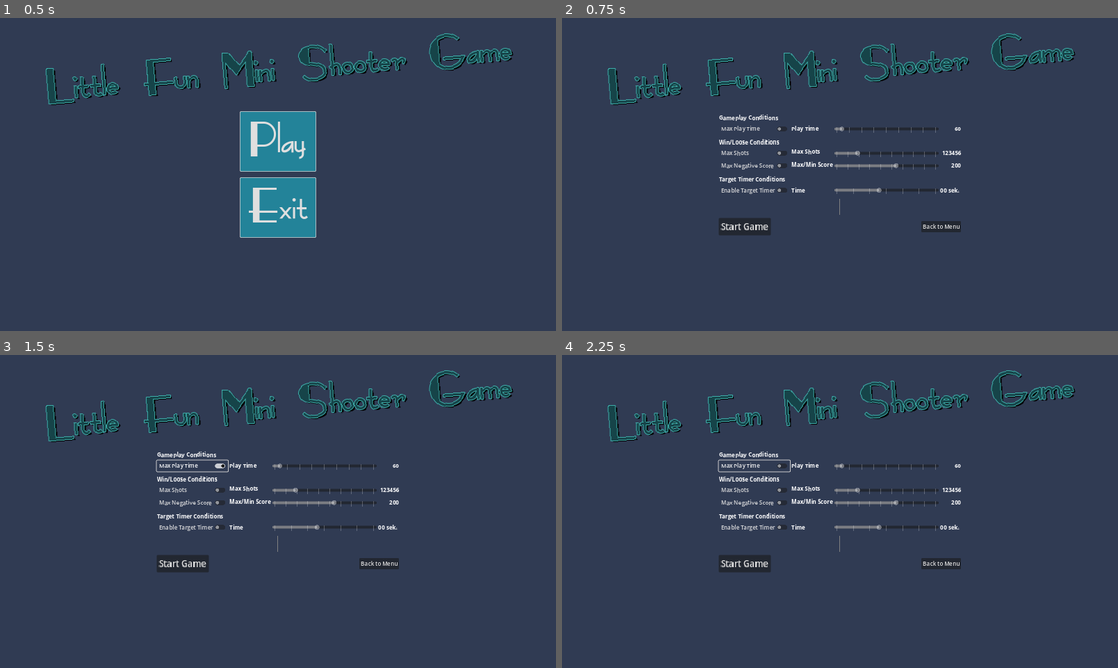
Above: before the commit, frames 1-4 (two rows, left to right).
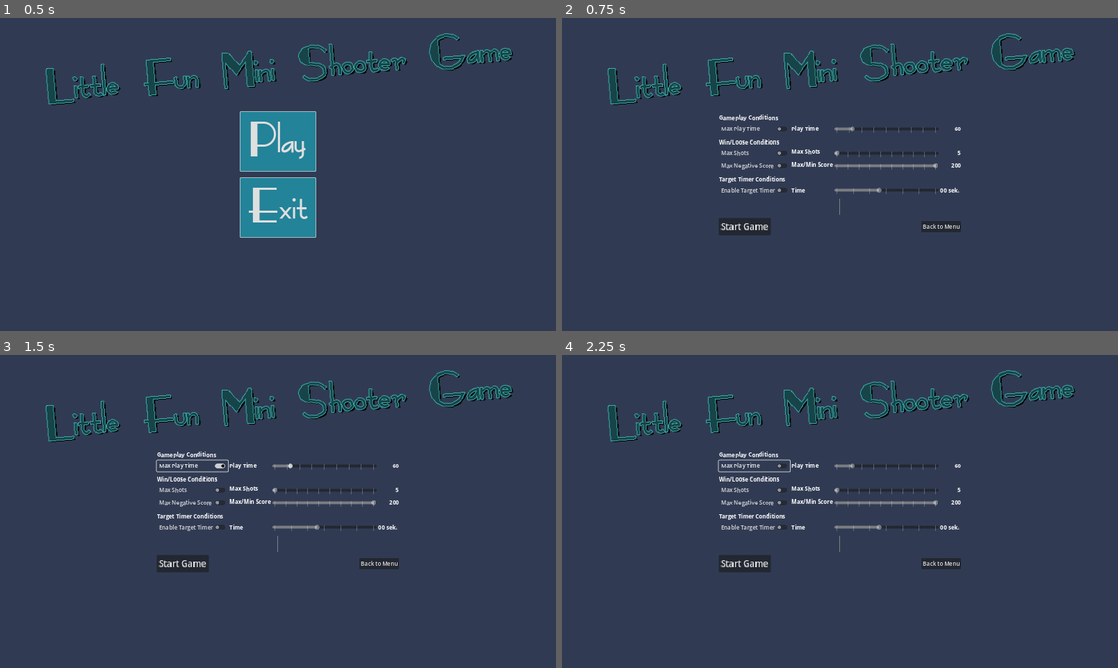
Above: after the commit, the same moments.

Repository: Coding-4Fun/Just4Fun_Mini_Shootergame
Game: Godot game, scene res://UI/MainMenuUI/MainMenuUI.tscn
Same seed, same stepped clock (60 frames per second), same inputs: the game is played once before the commit and once after it.
Inputs:
- Up to frame 1 (0.5 s): no input
- Up to frame 2 (0.75 s): click "Play" at 0.5 s
- Up to frame 3 (1.5 s): click "Max Play Time" at 1.25 s
- Up to frame 4 (2.25 s): click "Max Play Time" at 2 s

Frame 1 is identical in both runs. In frame 2, 0.2% of the frame differs, in the area x 49-72%, y 34-48%; in frame 3, 0.2%; in frame 4, 0.2%.
Error before the commit: Invalid access to property or key 'Game' on a base object of type 'Dictionary'. (res://UI/Settings/MaxGameTimeSettings.gd:9)

Commit message:
Upd: Getting Values from config_data per getter method

Diff:
--- a/DummyTarget/DummyTarget.gd
+++ b/DummyTarget/DummyTarget.gd
@@ -13,7 +13,7 @@
 # Called when the node enters the scene tree for the first time.
 func _ready() -> void:
 	label.text = "0"
-	autoDespawn = Config.config_data["Game"]["DummyTarget"]["TimerEnabled"]
+	autoDespawn = Config.get_configdata_value("GameDummyTargetTimerEnabled")
 
 	if autoDespawn :
 		$despawnTimer.start()
--- a/Globals/GameStateManager/GameStateManager.gd
+++ b/Globals/GameStateManager/GameStateManager.gd
@@ -29,7 +29,7 @@
 func _on_timer_timeout() ->void:
 	if GSM.gameWin == -1:
 		GameTimerTimeElapsed += 1
-		var timeout = Config.config_data["Game"]["Condition"]["MaxGameTimeValue"]
+		var timeout = Config.get_configdata_value("GameConditionMaxGameTimeValue")
 		if !GameTimer.is_stopped() and GameTimerTimeElapsed >= timeout:
 			_check_GameWinCondition()
 		if GameTimeTextLabel != null:
@@ -52,22 +52,22 @@
 #				"MinMaxScore": -1000
 func _check_GameWinCondition() -> void:
 	# Check Game Timeout
-	if Config.config_data["Game"]["Condition"]["MaxGameTimeEnabled"]:
-		var timeout = Config.config_data["Game"]["Condition"]["MaxGameTimeValue"]
+	if Config.get_configdata_value("GameConditionMaxGameTimeEnabled"):
+		var timeout = Config.get_configdata_value("GameConditionMaxGameTimeValue")
 		if !GameTimer.is_stopped() and GameTimerTimeElapsed >= timeout:
 			print("Game Over. Your Game Time has left.")
 			_show_GameOverDialog(3)
 
 	# Check auf Max Shots
-	if Config.config_data["Game"]["Condition"]["MaxShotsEnabled"]:
-		var maxshots = Config.config_data["Game"]["Condition"]["MaxShotsValue"]
+	if Config.get_configdata_value("GameConditionMaxShotsEnabled"):
+		var maxshots = Config.get_configdata_value("GameConditionMaxShotsValue")
 		if _shots >= maxshots:
 			print("Game Over. You have reached Max Shots")
 			_show_GameOverDialog(1)
 
 	# Check auf Score <> MinMaxScore
-	if Config.config_data["Game"]["Condition"]["MinMaxScoreEnabled"]:
-		var scorevalue = Config.config_data["Game"]["Condition"]["MinMaxScoreValue"]
+	if Config.get_configdata_value("GameConditionMinMaxScoreEnabled"):
+		var scorevalue = Config.get_configdata_value("GameConditionMinMaxScoreValue")
 		if scorevalue < 0:
 			if _score <= scorevalue:
 				print("Game Over. You LOOSE. You have reached the minmum Scores")
--- a/UI/Settings/MaxGameTimeSettings.gd
+++ b/UI/Settings/MaxGameTimeSettings.gd
@@ -6,11 +6,15 @@
 
 func _ready():
 	MaxGameTimeLabel.text = str(MaxGameTimeSlider.value)
-	MaxGameTimeSwitch.button_pressed = Config.config_data["Game"]["Condition"]["MaxGameTimeEnabled"]
-	MaxGameTimeSlider.value = Config.config_data["Game"]["Condition"]["MaxGameTimeValue"]
-	MaxGameTimeSlider.editable = Config.config_data["Game"]["Condition"]["MaxGameTimeEnabled"]
+	#MaxGameTimeSwitch.button_pressed = Config.config_data["Game"]["Condition"]["MaxGameTimeEnabled"]
+	#MaxGameTimeSlider.value = Config.config_data["Game"]["Condition"]["MaxGameTimeValue"]
+	#MaxGameTimeSlider.editable = Config.config_data["Game"]["Condition"]["MaxGameTimeEnabled"]
+
+	MaxGameTimeSwitch.button_pressed = Config.get_configdata_value("GameConditionMaxGameTimeEnabled")
+	MaxGameTimeSlider.value = Config.get_configdata_value("GameConditionMaxGameTimeValue")
+	MaxGameTimeSlider.editable = Config.get_configdata_value("GameConditionMaxGameTimeEnabled")
 	# $"labelGameTime"
-	if Config.config_data["Game"]["Condition"]["MaxGameTimeEnabled"] == true:
+	if Config.get_configdata_value("GameConditionMaxGameTimeEnabled") == true:
 		GSM.GameTimer.start()
 
 	MaxGameTimeSwitch.toggled.connect(_on_c_butt_switch_max_game_time_toggled)
@@ -32,18 +36,19 @@
 		Config.ConfigValueChanged.emit("TimerCountdown", value, "Game", "DummyTarget")
 
 
-func _on_MaxTimeSlider_value_changed(value):
-#	Umrechnen von Sekunden zur Minuten Anzeige
-	var minsek:String = "%02.0f:%02.0f" % [floor(value/60),int(value) % 60]
-	MaxGameTimeLabel.text = str(minsek)
-	Config.config_data["Game"]["Condition"]["MaxGameTimeValue"] = value
+#func _on_MaxTimeSlider_value_changed(value):
+##	Umrechnen von Sekunden zur Minuten Anzeige
+	#var minsek:String = "%02.0f:%02.0f" % [floor(value/60),int(value) % 60]
+	#MaxGameTimeLabel.text = str(minsek)
+	#Config.config_data["Game"]["Condition"]["MaxGameTimeValue"] = value
 
 
-func _on_cButtSwitchMaxGameTime_pressed():
-	$MaxGameTimeSlider.editable = !$MaxGameTimeSlider.editable
+#func _on_cButtSwitchMaxGameTime_pressed():
+	#$MaxGameTimeSlider.editable = !$MaxGameTimeSlider.editable
 
 
 func _on_cButtSwitchMaxGameTime_toggled(button_pressed):
-	Config.config_data["Game"]["Condition"]["MaxGameTimeEnabled"] = button_pressed
+	#Config.config_data["Game"]["Condition"]["MaxGameTimeEnabled"] = button_pressed
+	Config.ConfigValueChanged.emit("MaxGameTimeEnabled", button_pressed, "Game", "Condition")
 	if !GSM.GameTimer.is_stopped() and !button_pressed:
 		GSM.GameTimer.stop()
--- a/UI/Settings/MaxScoreSettings.gd
+++ b/UI/Settings/MaxScoreSettings.gd
@@ -6,9 +6,13 @@
 
 func _ready():
 	MaxScoreLabel.text = str(MaxScoreSlider.value)
-	MaxScoreSwitch.button_pressed = Config.config_data["Game"]["Condition"]["MinMaxScoreEnabled"]
-	MaxScoreSlider.value = Config.config_data["Game"]["Condition"]["MinMaxScoreValue"]
-	MaxScoreSlider.editable = Config.config_data["Game"]["Condition"]["MinMaxScoreEnabled"]
+	MaxScoreSwitch.button_pressed = Config.get_configdata_value("GameConditionMinMaxScoreEnabled")
+	MaxScoreSlider.value = Config.get_configdata_value("GameConditionMinMaxScoreValue")
+	MaxScoreSlider.editable = Config.get_configdata_value("GameConditionMinMaxScoreEnabled")
+
+	var me : Variant
+
+
 
 	MaxScoreSwitch.toggled.connect(_on_cButtSwitchMaxScore_toggled)
 	MaxScoreSlider.drag_ended.connect(_on_MaxScoreSlider_drag_ended)
@@ -16,7 +20,6 @@
 
 
 func _on_cButtSwitchMaxScore_toggled(toggled_on: bool):
-	#Config.config_data["Game"]["Condition"]["MinMaxScoreEnabled"] = toggled_on
 	MaxScoreSlider.editable = toggled_on
 	Config.ConfigValueChanged.emit("MinMaxScoreEnabled", toggled_on, "Game", "DummyTarget")
 
@@ -27,13 +30,3 @@
 		var minsek:String = "%02.0f" % [int(value) % 60]
 		MaxScoreLabel.text = str(minsek)
 		Config.ConfigValueChanged.emit("MinMaxScoreValue", value, "Game", "Condition")
-	pass
-
-
-#func _on_MaxScoreSlider_value_changed(value):
-	#MaxScoreLabel.text = str(value)
-	#Config.config_data["Game"]["Condition"]["MinMaxScoreValue"] = value
-
-
-func _on_cButtSwitchMaxScore_pressed():
-	$MaxScoreSlider.editable = !$MaxScoreSlider.editable
--- a/UI/Settings/MaxShotSettings.gd
+++ b/UI/Settings/MaxShotSettings.gd
@@ -5,29 +5,16 @@
 @onready var MaxShotSwitch : CheckButton = $cButtSwitchMaxShots
 
 func _ready():
-	MaxShotSlider.value = Config.config_data["Game"]["Condition"]["MaxShotsValue"]
+	MaxShotSlider.value = Config.get_configdata_value("GameConditionMaxShotsValue", Variant.Type.TYPE_INT)
 	MaxShotLabel.text = str(MaxShotSlider.value)
-	MaxShotSwitch.button_pressed = Config.config_data["Game"]["Condition"]["MaxShotsEnabled"]
-	MaxShotSlider.editable = Config.config_data["Game"]["Condition"]["MaxShotsEnabled"]
+	MaxShotSwitch.button_pressed = Config.get_configdata_value("GameConditionMaxShotsEnabled", Variant.Type.TYPE_BOOL)
+	MaxShotSlider.editable = Config.get_configdata_value("GameConditionMaxShotsEnabled", Variant.Type.TYPE_BOOL)
 
 	MaxShotSlider.drag_ended.connect(_on_MaxShotSlider_drag_ended)
 	MaxShotSwitch.toggled.connect(_on_cButtSwitchMaxShots_toggled)
 
 
-	#MaxShotSlider.value_changed.Connect(_on_MaxShotSlider_value_changed)
-#func _on_MaxShotSlider_value_changed(value):
-	#MaxShotLabel.text = str(value)
-	#Config.config_data["Game"]["Condition"]["MaxShotsValue"] = value
-
-
-	#MaxShotSwitch.pressed.Connect(_on_cButtSwitchMaxShots_pressed)
-#func _on_cButtSwitchMaxShots_pressed():
-	#$MaxShotSlider.editable = !$MaxShotSlider.editable
-	#pass
-
-
 func _on_cButtSwitchMaxShots_toggled(toggled_on: bool):
-	#Config.config_data["Game"]["Condition"]["MaxShotsEnabled"] = button_pressed
 	$MaxShotSlider.editable = toggled_on
 	Config.ConfigValueChanged.emit("MaxShotsEnabled", toggled_on, "Game", "Condition")
 
@@ -37,4 +24,3 @@
 		var value = MaxShotSlider.value
 		MaxShotLabel.text = str(value)
 		Config.ConfigValueChanged.emit("MaxShotsValue", value, "Game", "Condition")
-	pass
